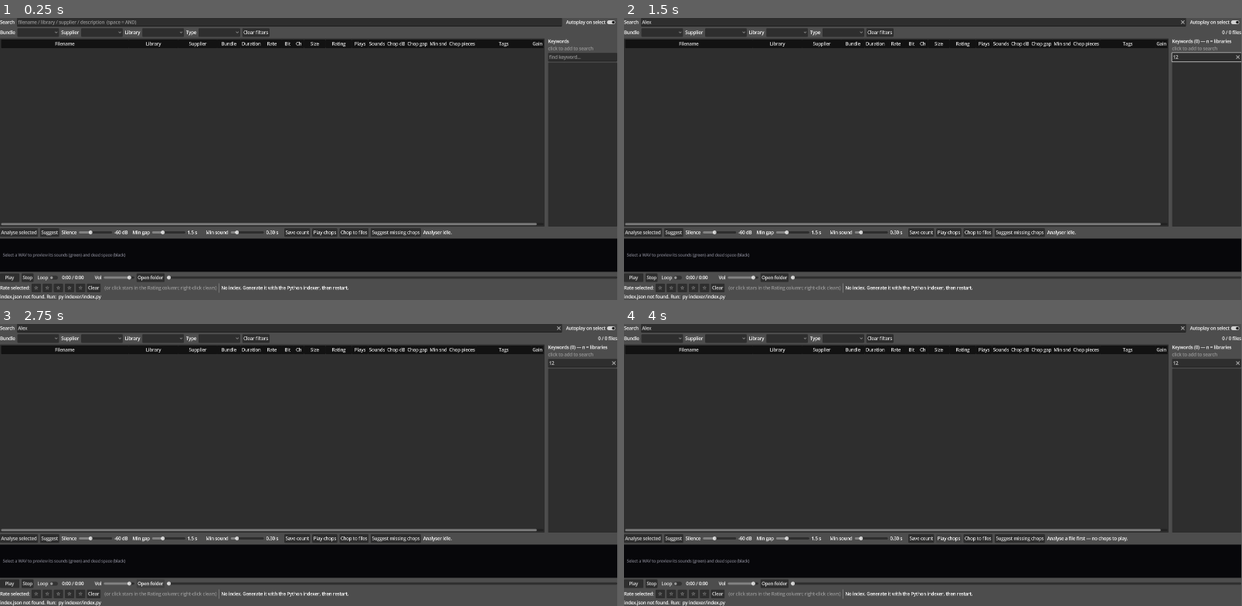
Above: before the commit, frames 1-4 (two rows, left to right).
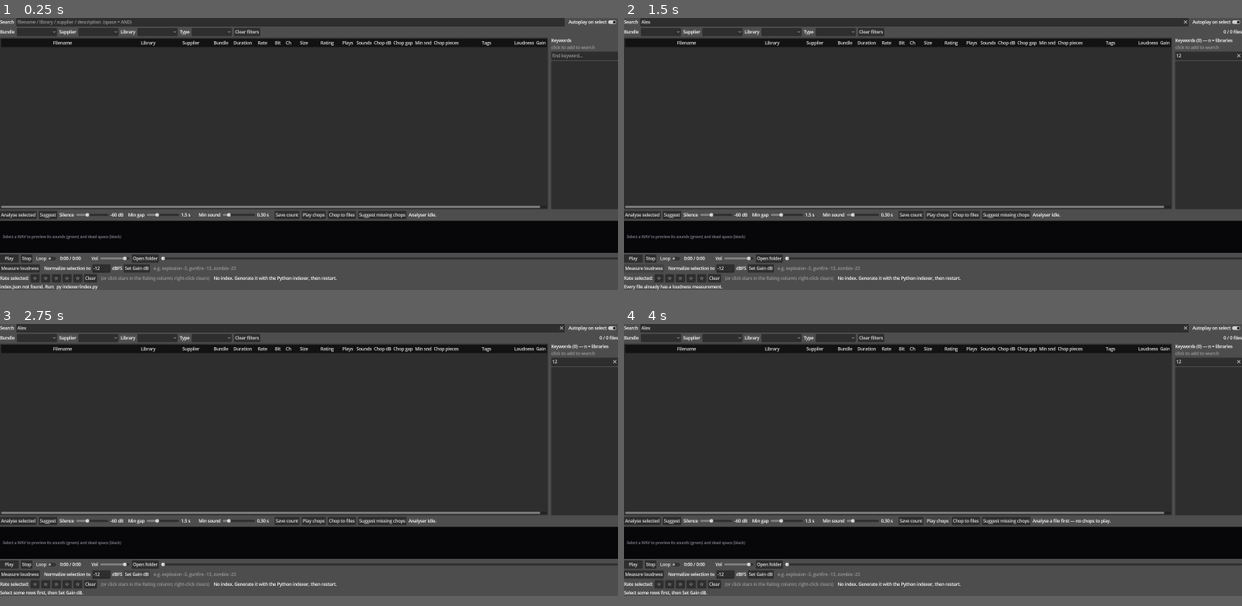
Above: after the commit, the same moments.

Repository: benedictcarter/sound_lib
Game: Godot game, scene res://main.tscn
Same seed, same stepped clock (60 frames per second), same inputs: the game is played once before the commit and once after it.
Inputs (mouse positions are in pixels of both pictures, inside the frame that each line leads up to):
- Up to frame 1 (0.25 s): no input
- Up to frame 2 (1.5 s): click (914, 23) at 0.52 s; type "Alex" at 0.6 s; click (1204, 57) at 0.75 s; type "12" at 0.83 s; click (642, 277) at 1.25 s, where only the run after the commit has a clickable "Measure loudness"
- Up to frame 3 (2.75 s): click (135, 583) at 2 s, where only the run after the commit has a clickable "Set Gain dB"
- Up to frame 4 (4 s): click "Play chops" at 2.75 s; click "Play chops" at 3.5 s
In our replay, the window is 799x365 before the commit and 800x352 after it. These sizes can differ from the game's own. Grey fills any space a smaller window leaves; there, only what the larger window draws over its background counts as a difference.

The runs differ from the first frame. In frame 1, 21% of the frame differs, in the area x 0-100%, y 0-100%; in frame 2, 21%; in frame 3, 21%; in frame 4, 21%.

Commit message:
Loudness measurement + Normalize-to-target (clip-safe level balancing)
indexer/loudness.py measures per-file integrated RMS + true peak (dBFS) ->
loudness.json (incremental, --only-missing/--progress). App: read-only Loudness
column; 'Measure loudness' button runs it in a thread with progress (mirrors the
chop-suggest job). 'Set Gain dB' (Normalize) sets Gain dB on selected rows =
target_dBFS - measured_rms, CAPPED at -peak so nothing clips -- the clean way to
balance game SFX to relative levels (explosion -3, gunfire -13, zombie -23).

Conceptually: dBFS (digital, ceiling 0) != dB SPL (acoustic); a target above
0 dBFS is impossible, so loudness beyond the ceiling is the amp/speakers' job.

Co-Authored-By: Claude Opus 4.8 <noreply@anthropic.com>

Diff:
--- a/app/main.gd
+++ b/app/main.gd
@@ -21,23 +21,24 @@
 const COL_CHOP_SND := 14 # suggested/edited chop min-sound seconds (chopping.json)
 const COL_CHOP_N := 15  # resulting chop pieces at those settings (chopping.json)
 const COL_TAGS := 16    # user data (your own keywords; editable inline)
-const COL_GAIN_DB := 17 # user data: per-track playback gain in dB (for level balancing)
-const COL_COUNT := 18
+const COL_LOUDNESS := 17 # measured integrated loudness, dBFS (loudness.json; read-only)
+const COL_GAIN_DB := 18 # user data: per-track playback gain in dB (for level balancing)
+const COL_COUNT := 19
 
 const COL_TITLES := [
 	"Filename", "Library", "Supplier", "Bundle",
 	"Duration", "Rate", "Bit", "Ch", "Size", "Rating", "Plays", "Sounds",
-	"Chop dB", "Chop gap", "Min snd", "Chop pieces", "Tags", "Gain dB",
+	"Chop dB", "Chop gap", "Min snd", "Chop pieces", "Tags", "Loudness", "Gain dB",
 ]
 # Which record field each column sorts/reads. Bundle, Rating, Plays, Sounds,
-# Chop dB/gap/snd/pieces, Tags and Gain dB are special-cased in _sort_value (not in record).
+# Chop dB/gap/snd/pieces, Tags, Loudness and Gain dB are special-cased in _sort_value.
 const COL_FIELD := [
 	"filename", "library", "supplier", "bundle",
-	"duration", "sample_rate", "bit_depth", "channels", "size", "", "", "", "", "", "", "", "", "",
+	"duration", "sample_rate", "bit_depth", "channels", "size", "", "", "", "", "", "", "", "", "", "",
 ]
 const NUMERIC_COLS := [COL_DURATION, COL_RATE, COL_BIT, COL_CH, COL_SIZE,
 	COL_RATING, COL_PLAYS, COL_SOUNDS, COL_CHOP_DB, COL_CHOP_GAP, COL_CHOP_SND, COL_CHOP_N,
-	COL_GAIN_DB]
+	COL_LOUDNESS, COL_GAIN_DB]
 # Columns that support spreadsheet-style multi-cell editing (copy/paste/Del/type
 # across a selection). Driven by the SELECTED column, not hard-wired to Tags.
 const SEL_EDIT_COLS := [COL_TAGS, COL_GAIN_DB]
@@ -68,7 +69,7 @@
 const KW_MIN_LEN := 2       # ignore 1-char tokens
 
 # Default column widths (indices match COL_*). Columns are resizable at runtime.
-const COL_DEFAULT_W := [460, 180, 140, 85, 65, 72, 42, 38, 78, 95, 58, 60, 70, 72, 70, 80, 200, 64]
+const COL_DEFAULT_W := [460, 180, 140, 85, 65, 72, 42, 38, 78, 95, 58, 60, 70, 72, 70, 80, 200, 82, 64]
 const COL_MIN_W := 28       # smallest a column can be dragged to
 const RESIZE_GRAB := 6      # px tolerance around a divider to start a resize
 
@@ -180,6 +181,11 @@
 var _chopping: Dictionary = {}
 var _chop_path: String = ""
 
+# measured loudness -- { rel_path : {"rms_db","peak_db"} } in dBFS. Lives with
+# the audio (loudness.json). Used to normalise tracks to a target level.
+var _loudness: Dictionary = {}
+var _lo_path: String = ""
+
 # analyser panel / live preview state
 var _graph: WaveGraph
 var _an_levels := PackedFloat32Array()    # cached envelope for the loaded file
@@ -213,6 +219,14 @@
 var _chop_btn: Button
 var _chop_spec_path: String = ""
 var _chop_result_path: String = ""
+
+# loudness-measure job (loudness.py over files with no measurement yet)
+var _lm_thread: Thread = null
+var _lm_busy: bool = false
+var _lm_btn: Button
+var _lm_poll: Timer
+var _lm_progress_path: String = ""
+var _norm_target_edit: LineEdit       # target dBFS for the Normalize action
 
 # ----- nodes ---------------------------------------------------------------
 var _search: LineEdit
@@ -290,13 +304,16 @@
 	_ud_path = data_dir.path_join("userdata.json")
 	_an_path = data_dir.path_join("analysis.json")
 	_chop_path = data_dir.path_join("chopping.json")
+	_lo_path = data_dir.path_join("loudness.json")
 	_an_out_path = ProjectSettings.globalize_path("user://envelope.json")
 	_sg_progress_path = ProjectSettings.globalize_path("user://chop_progress.json")
 	_chop_spec_path = ProjectSettings.globalize_path("user://chop_spec.json")
 	_chop_result_path = ProjectSettings.globalize_path("user://chop_result.json")
+	_lm_progress_path = ProjectSettings.globalize_path("user://loudness_progress.json")
 	_load_userdata()
 	_load_analysis()
 	_load_chopping()
+	_load_loudness()
 	_build_ui()
 	_load_index()
 
@@ -484,6 +501,43 @@
 	_seek.drag_ended.connect(_on_seek_released)
 	pbar.add_child(_seek)
 
+	# --- loudness / normalize row ---------------------------------------
+	var lbar := HBoxContainer.new()
+	lbar.add_theme_constant_override("separation", 6)
+	root.add_child(lbar)
+
+	_lm_btn = Button.new()
+	_lm_btn.text = "Measure loudness"
+	_lm_btn.tooltip_text = "Measure each file's loudness (for files not measured yet)" \
+		+ " so Normalize can hit a target level. Reads their audio; fills the Loudness column live."
+	_lm_btn.pressed.connect(_measure_missing_loudness)
+	lbar.add_child(_lm_btn)
+
+	lbar.add_child(VSeparator.new())
+	var nlab := Label.new()
+	nlab.text = "Normalize selection to"
+	lbar.add_child(nlab)
+	_norm_target_edit = LineEdit.new()
+	_norm_target_edit.text = "-12"
+	_norm_target_edit.custom_minimum_size = Vector2(56, 0)
+	_norm_target_edit.tooltip_text = "Target loudness in dBFS (≤ 0). Lower = quieter."
+	lbar.add_child(_norm_target_edit)
+	var dbfs_lab := Label.new()
+	dbfs_lab.text = "dBFS"
+	lbar.add_child(dbfs_lab)
+	var norm_btn := Button.new()
+	norm_btn.text = "Set Gain dB"
+	norm_btn.tooltip_text = "Set Gain dB on the selected rows so each plays at the " \
+		+ "target loudness (capped so nothing clips). Needs measured loudness."
+	norm_btn.pressed.connect(_normalize_selection)
+	lbar.add_child(norm_btn)
+
+	var nhint := Label.new()
+	nhint.text = "  e.g. explosion -3, gunfire -13, zombie -23"
+	nhint.add_theme_color_override("font_color", Color(0.6, 0.6, 0.6))
+	nhint.size_flags_horizontal = Control.SIZE_EXPAND_FILL
+	lbar.add_child(nhint)
+
 	# --- rating + now-playing row ---------------------------------------
 	# Rating controls first; the expanding now-playing label goes LAST so it
 	# doesn't push the star buttons off-screen.
@@ -544,6 +598,12 @@
 	_sg_poll.wait_time = 1.0
 	_sg_poll.timeout.connect(_sg_tick)
 	add_child(_sg_poll)
+
+	# poll the loudness-measure job's progress file while it runs
+	_lm_poll = Timer.new()
+	_lm_poll.wait_time = 1.0
+	_lm_poll.timeout.connect(_lm_tick)
+	add_child(_lm_poll)
 
 	# coalesce chopping.json writes so a slider/graph drag saves once, not per tick
 	_chop_save_debounce = Timer.new()
@@ -897,6 +957,9 @@
 		return _get_tags(rec)
 	if col == COL_GAIN_DB:
 		return _get_gain_db(rec)
+	if col == COL_LOUDNESS:
+		var r := _loudness_rms(rec)
+		return r if not is_nan(r) else -999.0
 	return rec.get(COL_FIELD[col])
 
 
@@ -958,13 +1021,23 @@
 		it.set_text(COL_SIZE, _fmt_size(rec.get("size")))
 		_apply_userdata_cells(it, rec)
 		_apply_chop_cells(it, rec)
+		_apply_loudness_cell(it, rec)
 		for c in [COL_DURATION, COL_RATE, COL_BIT, COL_CH, COL_SIZE, COL_PLAYS,
-				COL_SOUNDS, COL_CHOP_DB, COL_CHOP_GAP, COL_CHOP_SND, COL_CHOP_N, COL_GAIN_DB]:
+				COL_SOUNDS, COL_CHOP_DB, COL_CHOP_GAP, COL_CHOP_SND, COL_CHOP_N,
+				COL_LOUDNESS, COL_GAIN_DB]:
 			it.set_text_alignment(c, HORIZONTAL_ALIGNMENT_RIGHT)
 		for c in EDITABLE_COLS:                 # tint editable cells a touch lighter
 			it.set_custom_bg_color(c, EDIT_CELL_BG)
 		it.set_metadata(0, rec)
 	_count_label.text = "%d / %d files" % [_filtered.size(), _all.size()]
+
+
+func _apply_loudness_cell(it: TreeItem, rec: Dictionary) -> void:
+	var r := _loudness_rms(rec)
+	it.set_text(COL_LOUDNESS, "" if is_nan(r) else "%.1f dB" % r)
+	it.set_tooltip_text(COL_LOUDNESS,
+		"Measured integrated loudness (dBFS). Run 'Measure loudness' to fill. " \
+		+ "Used by Normalize to hit a target level.")
 
 
 func _apply_userdata_cells(it: TreeItem, rec: Dictionary) -> void:
@@ -1775,6 +1848,31 @@
 		f.store_string(JSON.stringify(_chopping))
 
 
+# ----- measured loudness (loudness.json, beside the audio) ------------------
+func _load_loudness() -> void:
+	if not FileAccess.file_exists(_lo_path):
+		return
+	var data: Variant = JSON.parse_string(FileAccess.get_file_as_string(_lo_path))
+	if typeof(data) == TYPE_DICTIONARY:
+		_loudness = data
+
+
+func _get_loudness(rec: Variant) -> Variant:
+	if typeof(rec) != TYPE_DICTIONARY:
+		return null
+	return _loudness.get(String(rec.get("path", "")))
+
+
+func _loudness_rms(rec: Dictionary) -> float:
+	var l: Variant = _get_loudness(rec)
+	return float(l["rms_db"]) if typeof(l) == TYPE_DICTIONARY and l.has("rms_db") else NAN
+
+
+func _loudness_peak(rec: Dictionary) -> float:
+	var l: Variant = _get_loudness(rec)
+	return float(l["peak_db"]) if typeof(l) == TYPE_DICTIONARY and l.has("peak_db") else NAN
+
+
 # The chop entry for a record, or null. A choppable file has "silence_db";
 # a continuous one is {"continuous": true} and shows blank chop columns.
 func _get_chop(rec: Variant) -> Variant:
@@ -1943,6 +2041,121 @@
 		if typeof(rec) == TYPE_DICTIONARY:
 			_apply_chop_cells(it, rec)
 		it = it.get_next()
+
+
+# ----- measure loudness (loudness.py over un-measured files, in a thread) ----
+func _measure_missing_loudness() -> void:
+	if _lm_busy:
+		return
+	var missing := 0
+	for rec in _all:
+		if String(rec.get("ext", "")).to_lower() != "wav":
+			continue
+		if not _loudness.has(String(rec.get("path", ""))):
+			missing += 1
+	if missing == 0:
+		_status_label.text = "Every file already has a loudness measurement."
+		return
+	var script := ProjectSettings.globalize_path("res://").path_join(
+		"../indexer/loudness.py").simplify_path()
+	if FileAccess.file_exists(_lm_progress_path):
+		DirAccess.remove_absolute(_lm_progress_path)
+	_lm_busy = true
+	_lm_btn.disabled = true
+	_status_label.text = "Measuring loudness for %d file%s… (reads their audio)" % [
+		missing, "" if missing == 1 else "s"]
+	_lm_thread = Thread.new()
+	_lm_thread.start(_lm_run.bind(script, _lm_progress_path))
+	_lm_poll.start()
+
+
+func _lm_run(script: String, progress: String) -> void:
+	var output: Array = []
+	var args := [script, "--only-missing", "--progress", progress]
+	var code := OS.execute("py", args, output, true)
+	if code == -1:
+		OS.execute("python", args, output, true)
+	call_deferred("_lm_finished")
+
+
+func _lm_tick() -> void:
+	_reload_loudness_cells()
+	if FileAccess.file_exists(_lm_progress_path):
+		var d: Variant = JSON.parse_string(FileAccess.get_file_as_string(_lm_progress_path))
+		if typeof(d) == TYPE_DICTIONARY:
+			_status_label.text = "Measuring loudness… %d / %d" % [
+				int(d.get("analysed", 0)), int(d.get("total", 0))]
+
+
+func _lm_finished() -> void:
+	_lm_poll.stop()
+	if _lm_thread:
+		_lm_thread.wait_to_finish()
+		_lm_thread = null
+	_lm_busy = false
+	_lm_btn.disabled = false
+	_reload_loudness_cells()
+	_status_label.text = "Loudness measurement complete."
+
+
+func _reload_loudness_cells() -> void:
+	_load_loudness()
+	var root := _tree.get_root()
+	if root == null:
+		return
+	var it := root.get_first_child()
+	while it != null:
+		var rec: Variant = it.get_metadata(0)
+		if typeof(rec) == TYPE_DICTIONARY:
+			_apply_loudness_cell(it, rec)
+		it = it.get_next()
+
+
+# Set Gain dB on the selected rows so each plays at the target loudness (dBFS):
+# gain = target − measured RMS, capped so the peak never exceeds 0 (no clipping).
+func _normalize_selection() -> void:
+	var ttxt := _norm_target_edit.text.strip_edges()
+	if not ttxt.is_valid_float():
+		_status_label.text = "Normalize target must be a number (dBFS, e.g. -12)."
+		return
+	var target := ttxt.to_float()
+	var items := []
+	var it := _tree.get_next_selected(null)
+	while it != null:
+		if typeof(it.get_metadata(0)) == TYPE_DICTIONARY:
+			items.append(it)
+		it = _tree.get_next_selected(it)
+	if items.is_empty():
+		_status_label.text = "Select some rows first, then Set Gain dB."
+		return
+	var n := 0
+	var unmeasured := 0
+	var capped := 0
+	for row in items:
+		var rec: Dictionary = row.get_metadata(0)
+		var rms := _loudness_rms(rec)
+		var peak := _loudness_peak(rec)
+		if is_nan(rms) or is_nan(peak):
+			unmeasured += 1
+			continue
+		var gain := target - rms                 # bring this file's loudness to target
+		var max_clean := 0.0 - peak              # most boost before the peak clips
+		if gain > max_clean:
+			gain = max_clean                     # cap: play as loud as possible, no clip
+			capped += 1
+		gain = clampf(gain, GAIN_DB_MIN, GAIN_DB_MAX)
+		_set_userdata(rec, "gain_db", snappedf(gain, 0.1))
+		row.set_text(COL_GAIN_DB, _fmt_gain(snappedf(gain, 0.1)))
+		if rec == _playing_rec:
+			_play_gain_db = snappedf(gain, 0.1)
+			_apply_volume()
+		n += 1
+	var msg := "Set Gain dB on %d row%s for target %s dBFS." % [n, "" if n == 1 else "s", ttxt]
+	if capped > 0:
+		msg += "  %d capped to avoid clipping." % capped
+	if unmeasured > 0:
+		msg += "  %d not measured yet (run Measure loudness)." % unmeasured
+	_status_label.text = msg
 
 
 # ----- play chops: each piece + 1 s of silence, as a single preview stream ---
@@ -2168,6 +2381,8 @@
 		_sg_thread.wait_to_finish()
 	if _chop_thread and _chop_thread.is_started():
 		_chop_thread.wait_to_finish()
+	if _lm_thread and _lm_thread.is_started():
+		_lm_thread.wait_to_finish()
 
 
 func _an_finished() -> void:
Not shown, changed: CLAUDE.md
Not shown, changed: README.md
Not shown, added: indexer/loudness.py
